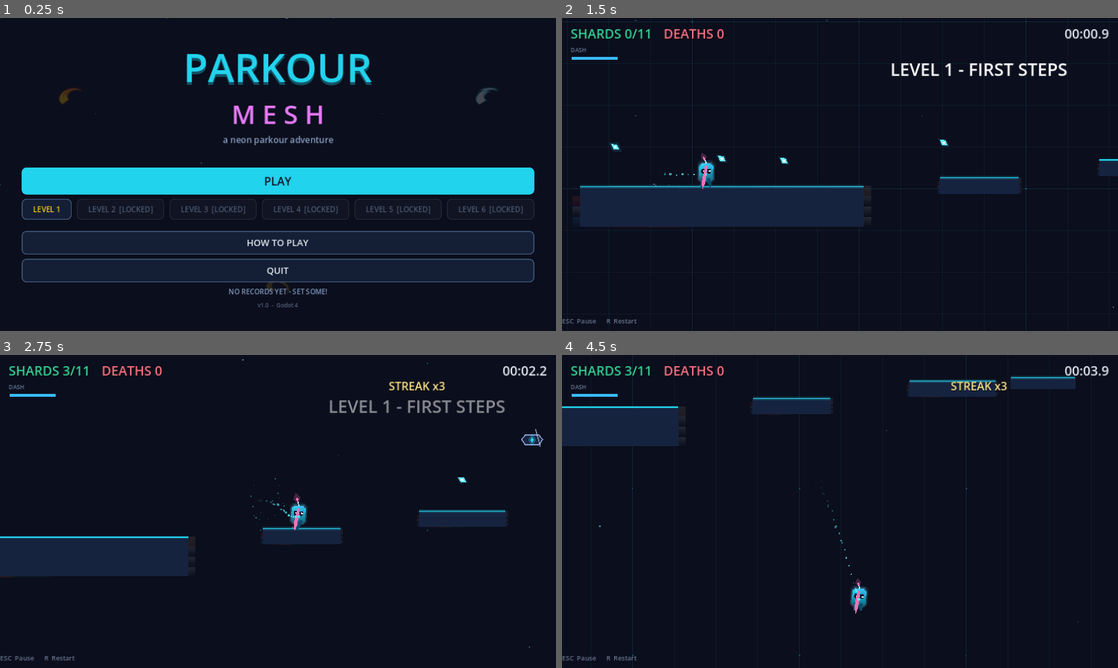
Above: before the commit, frames 1-4 (two rows, left to right).
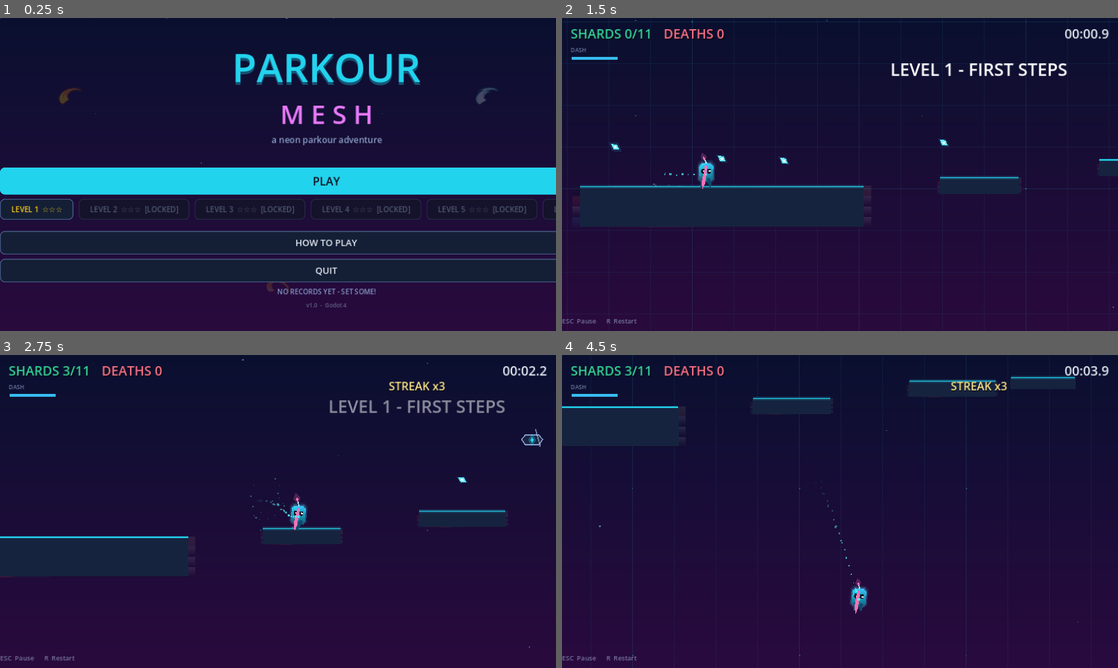
Above: after the commit, the same moments.

Repository: PRANAV-DEV-01/Parkour-Mesh-Deepseek-
Game: Godot game, scene res://scenes/main_menu.tscn
The game is run twice, just before and just after one commit, with the same random seed, the same clock (stepped at 60 frames per second) and the same inputs.
Inputs (mouse positions are in pixels of both pictures, inside the frame that each line leads up to):
- Up to frame 1 (0.25 s): no input
- Up to frame 2 (1.5 s): click "PLAY" at 0.5 s; tap Enter at 1.25 s; move the mouse to (962, 158) at 1.27 s; hold D (move_right) from 1.28 s (still down); tap Shift (dash) at 1.35 s; click (962, 158) at 1.42 s
- Up to frame 3 (2.75 s): keep holding D (move_right); tap Space (jump) at 1.52, 2.27 s; move the mouse to (166, 527) at 2.02 s; tap X at 2.1 s
- Up to frame 4 (4.5 s): move the mouse to (895, 442) at 2.77 s; release D (move_right) at 2.78 s; hold A (move_left) 2.78-3.53 s; tap Shift (dash) at 2.85, 4.35 s; move the mouse to (812, 574) at 3.52 s; hold D (move_right) from 3.53 s (still down); tap X at 3.6 s; click (812, 574) at 3.67 s; tap Space (jump) at 3.77 s; move the mouse to (1006, 558) at 4.27 s

The runs differ from the first frame. In frame 1, 40% of the frame differs, in the area x 0-100%, y 11-100%; in frame 2, 48%; in frame 3, 58%; in frame 4, 71%, in the area x 0-100%, y 28-100%.

Commit message:
✨ Visuals & UI
- BackgroundGrid: add neon gradient sky (dark blue -> purple) with a subtle
  pulse, drawn behind the existing animated parallax grid + stars; applies
  to every level and the main menu automatically
- Player: add camera shake on wall-jump (dash/death/landing shake already
  existed)
- Main menu level select: show shard-based star ratings (★☆☆ = 1, ★★☆ = 2,
  ★★★ = 3) on each level button, with colour highlighting for full clears

Camera shake, dash trail, and landing dust were already implemented in the
existing player controller; trail VFX were made actually visible via the
slash-fallback path fix in the previous commit.

Diff:
--- a/scripts/background_grid.gd
+++ b/scripts/background_grid.gd
@@ -8,6 +8,12 @@
 @export var star_color := Color(0.55, 0.85, 1.0, 0.5)
 @export var cell := 96.0
 @export var parallax := 0.32
+# Neon gradient sky (top -> bottom). Drawn behind everything.
+@export var sky_top := Color("#0a1030")
+@export var sky_bottom := Color("#2a0a3e")
+@export var sky_pulse_amt := 0.08
+
+var _sky_tex: GradientTexture2D
 
 var _ctrl: Control
 
@@ -20,6 +26,20 @@
 	_ctrl.set_anchors_preset(Control.PRESET_FULL_RECT)
 	_ctrl.draw.connect(_on_draw)
 	add_child(_ctrl)
+	_build_sky()
+
+func _build_sky() -> void:
+	var g := Gradient.new()
+	g.offsets = PackedFloat32Array([0.0, 0.5, 1.0])
+	g.colors = PackedColorArray([sky_top, sky_top.lerp(sky_bottom, 0.5), sky_bottom])
+	var tex := GradientTexture2D.new()
+	tex.gradient = g
+	tex.width = 2
+	tex.height = 256
+	tex.fill = GradientTexture2D.FILL_LINEAR
+	tex.fill_from = Vector2(0.5, 0.0)
+	tex.fill_to = Vector2(0.5, 1.0)
+	_sky_tex = tex
 
 func _process(_delta: float) -> void:
 	if _ctrl != null:
@@ -27,6 +47,10 @@
 
 func _on_draw() -> void:
 	var vp := _ctrl.get_viewport_rect().size
+	if _sky_tex != null:
+		var pulse := 1.0 + sin(Time.get_ticks_msec() / 900.0) * sky_pulse_amt
+		_ctrl.draw_texture_rect(_sky_tex, Rect2(Vector2.ZERO, vp), false,
+				Color(1, 1, 1, 1.0).lerp(Color(1.05, 1.05, 1.15, 1.0), pulse - 1.0))
 	var cam := get_viewport().get_camera_2d()
 	var origin := Vector2.ZERO
 	if cam != null:
--- a/scripts/main_menu.gd
+++ b/scripts/main_menu.gd
@@ -78,13 +78,16 @@
 	col.add_child(row)
 	for i in Globals.LEVELS.size():
 		var locked: bool = i > Globals.unlocked_level
-		var txt := "LEVEL %d" % (i + 1)
+		var stars := Globals.stars_for_level(i) if not locked else 0
+		var txt := "LEVEL %d  %s" % [i + 1, ("★".repeat(stars) + "☆☆☆").left(3)]
 		if locked:
 			txt += "  [LOCKED]"
 		var idx := i
 		var b := _small_button(row, txt, func() -> void: Globals.start_game(idx), locked)
 		if i == Globals.unlocked_level:
 			b.add_theme_color_override("font_color", Color("#facc15"))
+		elif not locked and stars == 3:
+			b.add_theme_color_override("font_color", Color("#a3e635"))
 
 	var gap2 := Control.new()
 	gap2.custom_minimum_size = Vector2(0, 6)
--- a/scripts/player.gd
+++ b/scripts/player.gd
@@ -462,6 +462,7 @@
 	_cut_jump = false
 	_sfx("wall_jump", -3.0)
 	_burst_fx()
+	shake(0.14)
 	_squash(Vector2(0.75, 1.25))
 	_spawn_wall_jump_slash(normal.x)
 
